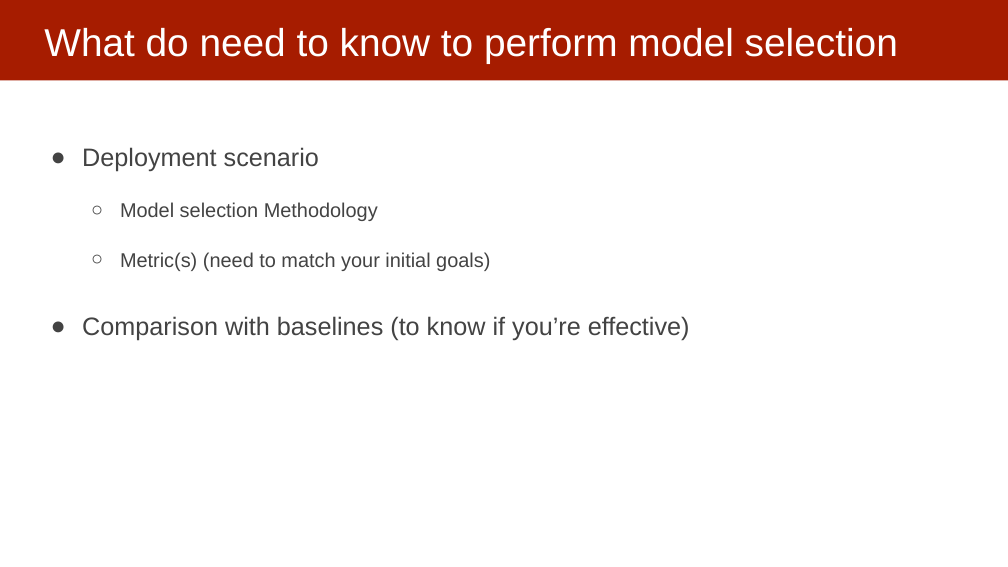
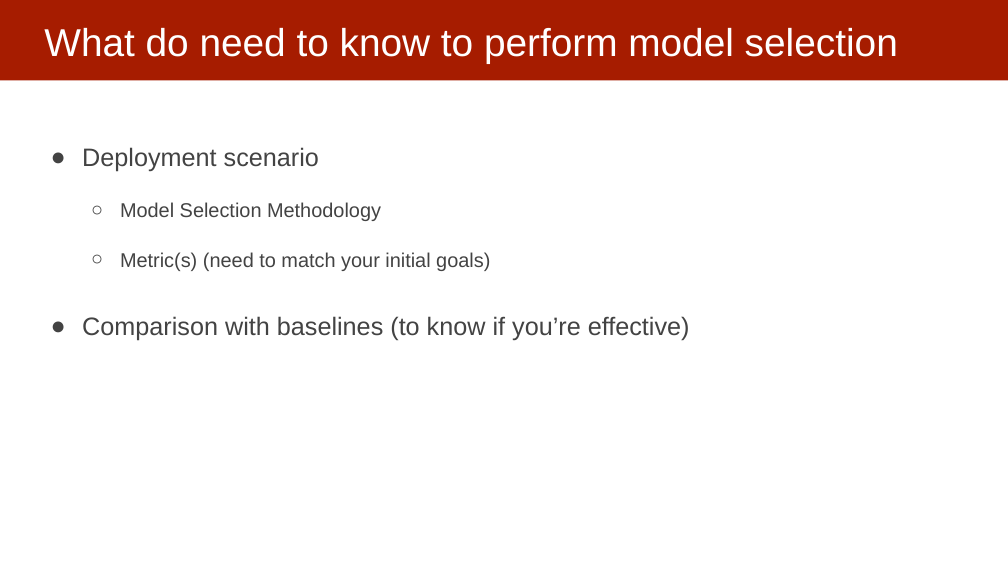
Before and after one commit to dssg/MLinPractice, a slide deck: slide 11 of Lectures/Lecture5-ModelSelection.pptx. Drawn at 1008x567 pixels with LibreOffice and Linux fonts; fonts in the diff are those of the drawing. Boxes give left, top, right and bottom in pixels: in the first picture for what was removed or moved away, otherwise in the second. Text is boxed around its words. In the diff, an @@ line names an element or a change of style, - is before the commit and + after.

Commit message:
updated model selection

```diff
--- a/Lectures/Lecture5-ModelSelection.pptx
+++ b/Lectures/Lecture5-ModelSelection.pptx
@@ text at (120,202,381,221): text changed @@
-  ○ Model selection Methodology
+  ○ Model Selection Methodology
```
Also in this commit, not shown: 1 other slide changed.
